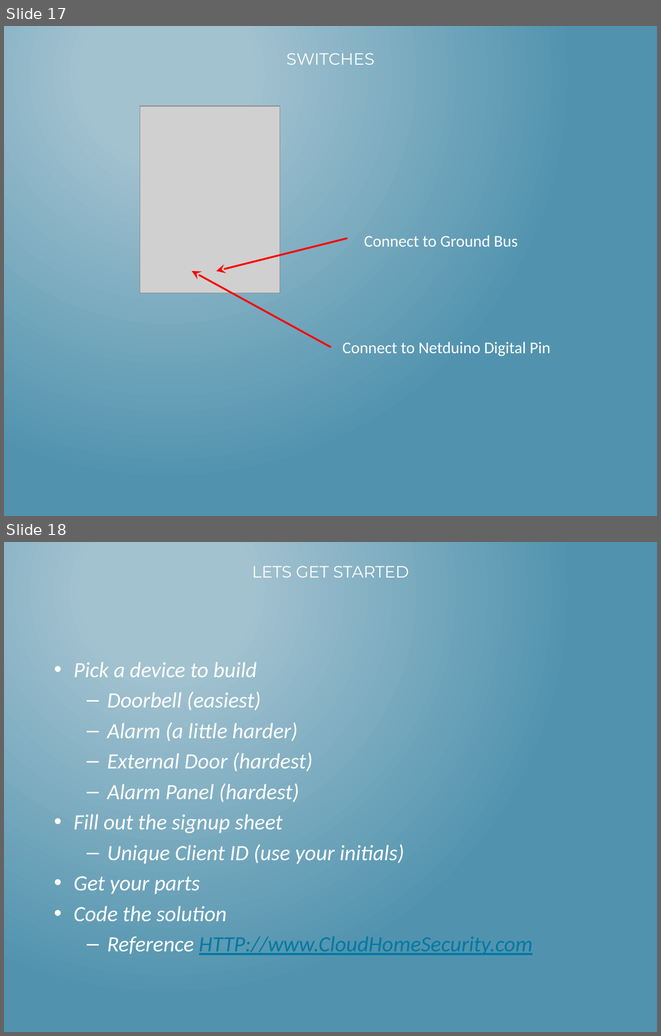
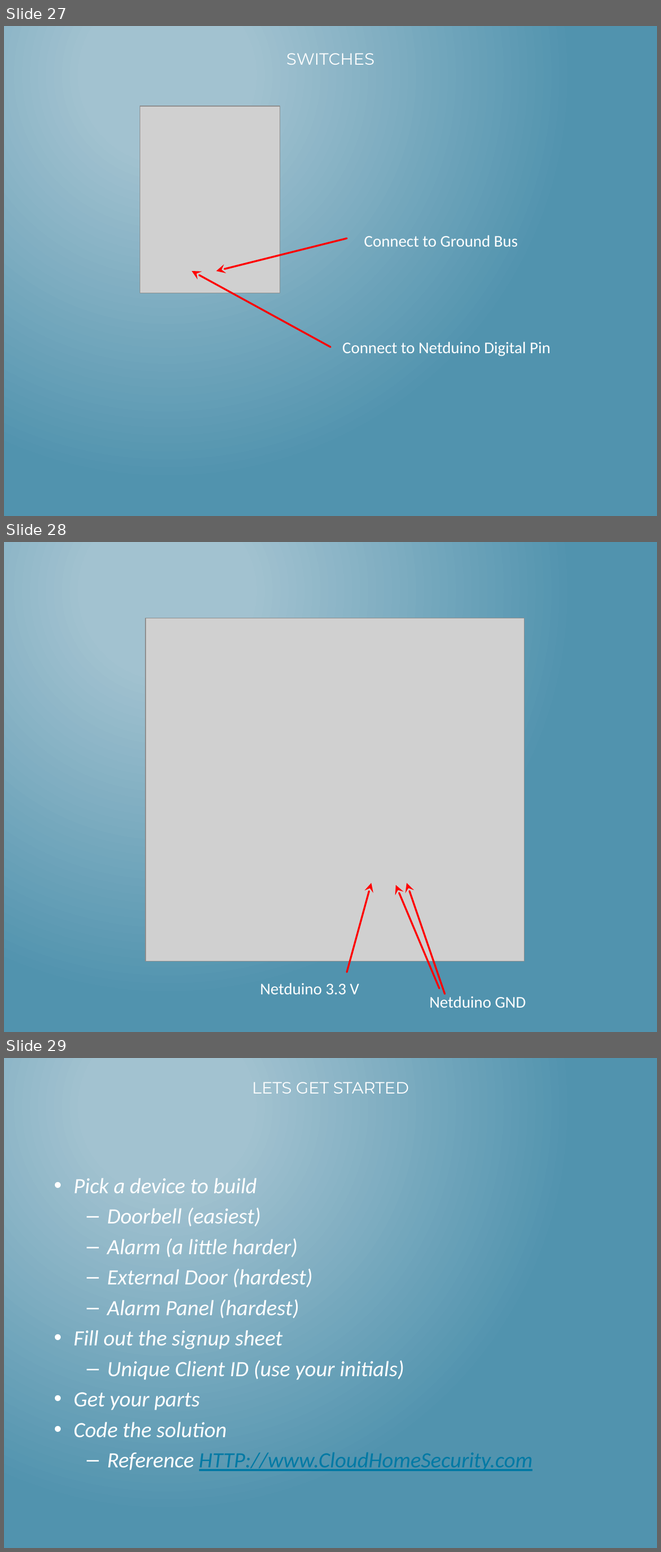
Before and after one commit to mlinnen/CloudHomeSecurity, a slide deck: docs/HacknightPowerPoint.pptx. Shown one above the other, each under a label of ours: slides 17 and 18 before the commit, slides 27, 28 and 29 after it. The pictures are 661x1036 and 661x1552 pixels, drawn with LibreOffice and Linux fonts; fonts in the diff are those of the drawing; grey boxes stand for pictures. Boxes give left, top, right and bottom in pixels: in the first picture for what was removed or moved away, otherwise in the second. Text is boxed around its words. In the diff, an @@ line names an element or a change of style, - is before the commit and + after.

```diff
--- a/docs/HacknightPowerPoint.pptx
+++ b/docs/HacknightPowerPoint.pptx
@@ slide 28 added at <box>4,542,657,1032</box>, background gradient #A3C3D1 to #5194AF @@
@@ picture added at <box>146,618,524,961</box> @@
@@ arrow added from (347, 972) to (371, 883), #FF0000 2 pt @@
@@ arrow added from (440, 988) to (396, 885), #FF0000 2 pt @@
@@ arrow added from (445, 994) to (407, 883), #FF0000 2 pt @@
@@ text added at <box>260,982,359,994</box>, 18 pt, text #FFFFFF @@
+Netduino 3.3 V
@@ text added at <box>430,994,526,1007</box>, 18 pt, text #FFFFFF @@
+Netduino GND
@@ what was slide 17 is now slide 27 @@
@@ what was slide 18 is now slide 29 @@
```
Also in this commit, not shown: 6 slides changed, 10 other slides added.
